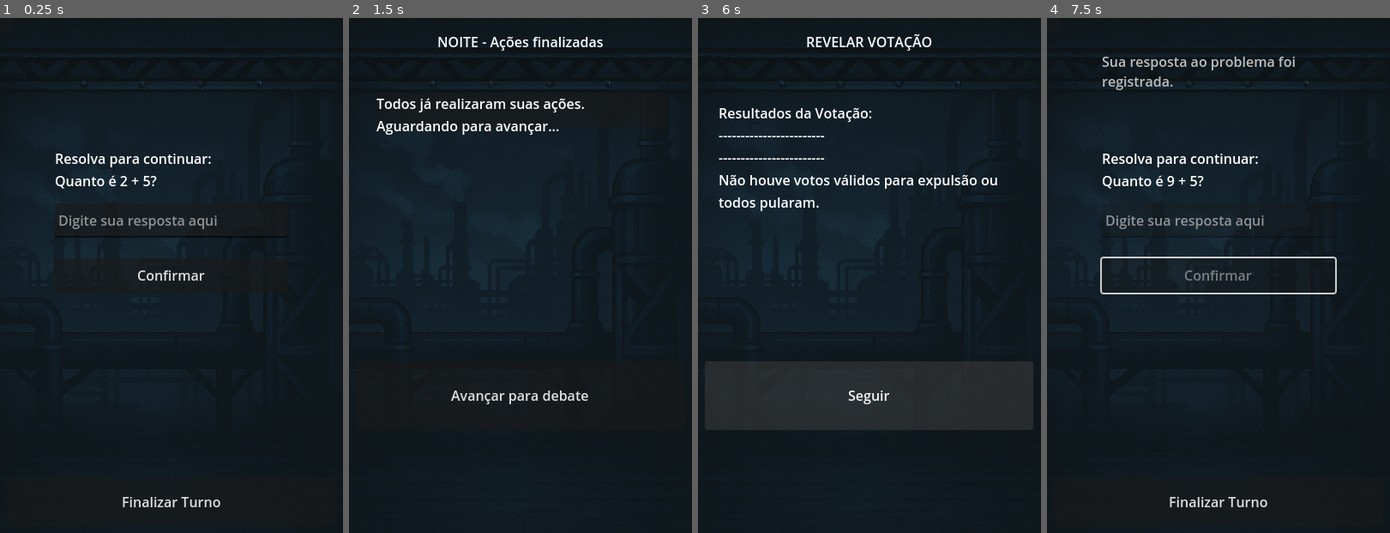
Above: before the commit, frames 1-4 (left to right).
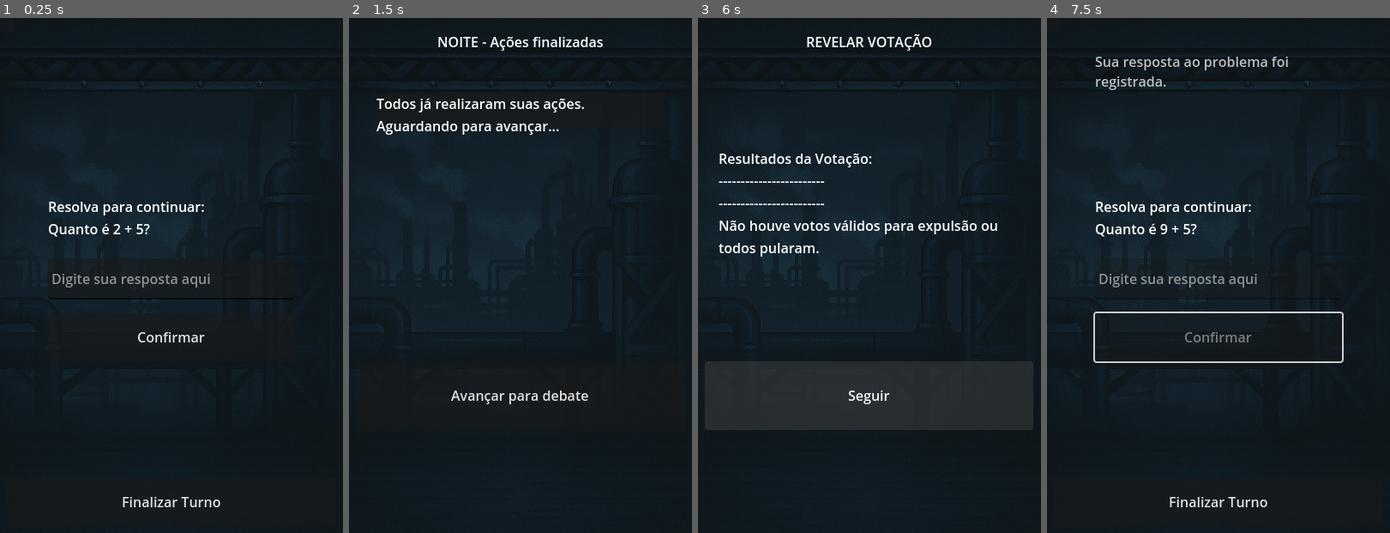
Above: after the commit, the same moments.

Repository: HugoViniciusSF/Scab
Game: Godot game, scene res://scenes/Dia.tscn
Two runs of this game, one before a commit and one after it. Both use one fixed random seed, a clock stepped at 60 frames per second and the inputs below. This scene is started directly instead of the project's main scene.
Inputs:
- Up to frame 1 (0.25 s): no input
- Up to frame 2 (1.5 s): click "Confirmar" at 0.5 s; click "Finalizar Turno" at 1.25 s
- Up to frame 3 (6 s): click "Avançar para debate" at 2 s; click "▶️" at 2.75 s; click "II" at 3.5 s; click "+" at 4.25 s; click "Finalizar" at 5 s; click "Revelar votação" at 5.75 s
- Up to frame 4 (7.5 s): click "Seguir" at 6.5 s; click "Confirmar" at 7.25 s

The runs differ from the first frame. In frame 1, 2.7% of the frame differs, in the area x 14-83%, y 26-63%; in frame 2, nothing differs; in frame 3, 3.1%; in frame 4, 4.5%, in the area x 13-87%, y 7-67%.
Error in both runs: Invalid access to property or key '-1' on a base object of type 'Dictionary'. (res://scripts/Dia.gd:53)

Commit message:
Ajustes finais

Diff:
--- a/scenes/Dia.tscn
+++ b/scenes/Dia.tscn
@@ -20,10 +20,10 @@
 stretch_mode = 5
 
 [node name="GeralLabel" type="RichTextLabel" parent="."]
-offset_left = 64.0
+offset_left = 56.0
 offset_top = 16.0
-offset_right = 336.0
-offset_bottom = 136.0
+offset_right = 344.0
+offset_bottom = 192.0
 
 [node name="PainelMatematica" type="Panel" parent="."]
 offset_right = 16.0
@@ -31,26 +31,26 @@
 
 [node name="LabelPergunta" type="Label" parent="PainelMatematica"]
 layout_mode = 0
-offset_left = 64.0
-offset_top = 152.0
-offset_right = 344.0
-offset_bottom = 178.0
+offset_left = 56.0
+offset_top = 208.0
+offset_right = 336.0
+offset_bottom = 234.0
 text = "Resolva para continuar:"
 
 [node name="BotaoConfirmarResposta" type="Button" parent="PainelMatematica"]
 layout_mode = 0
-offset_left = 64.0
-offset_top = 280.0
-offset_right = 336.0
-offset_bottom = 320.0
+offset_left = 56.0
+offset_top = 344.0
+offset_right = 344.0
+offset_bottom = 400.0
 text = "Confirmar"
 
 [node name="InputResposta" type="LineEdit" parent="PainelMatematica"]
 layout_mode = 0
-offset_left = 64.0
-offset_top = 216.0
-offset_right = 336.0
-offset_bottom = 256.0
+offset_left = 56.0
+offset_top = 280.0
+offset_right = 344.0
+offset_bottom = 328.0
 placeholder_text = "Digite sua resposta aqui"
 
 [node name="BotaoAvancarParaNoite" type="Button" parent="."]
@@ -61,20 +61,24 @@
 text = "Avançar para noite"
 
 [node name="PainelAcoes" type="HBoxContainer" parent="."]
+offset_left = 16.0
 offset_top = 432.0
-offset_right = 400.0
-offset_bottom = 504.0
+offset_right = 384.0
+offset_bottom = 488.0
 alignment = 1
 
 [node name="BotaoReviver" type="Button" parent="PainelAcoes"]
+custom_minimum_size = Vector2(120, 40)
 layout_mode = 2
-text = "Reviver"
+text = "Reviver "
 
 [node name="BotaoBeber" type="Button" parent="PainelAcoes"]
+custom_minimum_size = Vector2(120, 40)
 layout_mode = 2
-text = "Beber"
+text = "Beber "
 
 [node name="BotaoNegociar" type="Button" parent="PainelAcoes"]
+custom_minimum_size = Vector2(120, 40)
 layout_mode = 2
 text = "Negociar"
 
--- a/scenes/Noite.tscn
+++ b/scenes/Noite.tscn
@@ -28,6 +28,7 @@
 autowrap_mode = 3
 
 [node name="PainelAguardando" type="Panel" parent="."]
+visible = false
 offset_left = 32.0
 offset_top = 88.0
 offset_right = 368.0
@@ -35,11 +36,12 @@
 
 [node name="Label" type="Label" parent="PainelAguardando"]
 layout_mode = 0
-offset_right = 40.0
-offset_bottom = 23.0
+offset_right = 339.0
+offset_bottom = 26.0
 text = "Aguarde o amanhecer..."
 
 [node name="PainelFiscalizador" type="Panel" parent="."]
+visible = false
 offset_right = 32.0
 offset_bottom = 24.0
 
@@ -63,10 +65,11 @@
 offset_left = 64.0
 offset_top = 280.0
 offset_right = 336.0
-offset_bottom = 320.0
+offset_bottom = 336.0
 text = "Investigar"
 
 [node name="PainelEspiao" type="Panel" parent="."]
+visible = false
 offset_right = 24.0
 offset_bottom = 32.0
 
@@ -83,7 +86,7 @@
 offset_left = 64.0
 offset_top = 280.0
 offset_right = 336.0
-offset_bottom = 320.0
+offset_bottom = 336.0
 text = "Roubar"
 
 [node name="ListaJogadores" type="ItemList" parent="PainelEspiao"]
@@ -108,9 +111,9 @@
 [node name="BotaoConfirmarResposta" type="Button" parent="PainelMatematica"]
 layout_mode = 0
 offset_left = 64.0
-offset_top = 184.0
+offset_top = 192.0
 offset_right = 336.0
-offset_bottom = 224.0
+offset_bottom = 248.0
 text = "Confirmar"
 
 [node name="InputResposta" type="LineEdit" parent="PainelMatematica"]
@@ -118,7 +121,7 @@
 offset_left = 64.0
 offset_top = 128.0
 offset_right = 336.0
-offset_bottom = 168.0
+offset_bottom = 176.0
 placeholder_text = "Digite sua resposta aqui"
 
 [node name="BotaoAvancarParaDebate" type="Button" parent="."]
--- a/scenes/RevelarVotacao.tscn
+++ b/scenes/RevelarVotacao.tscn
@@ -40,7 +40,7 @@
 offset_left = 24.0
 offset_top = 64.0
 offset_right = 375.0
-offset_bottom = 261.0
+offset_bottom = 368.0
 
 [node name="ResultadosLabel" type="Label" parent="ScrollContainer"]
 layout_mode = 2
